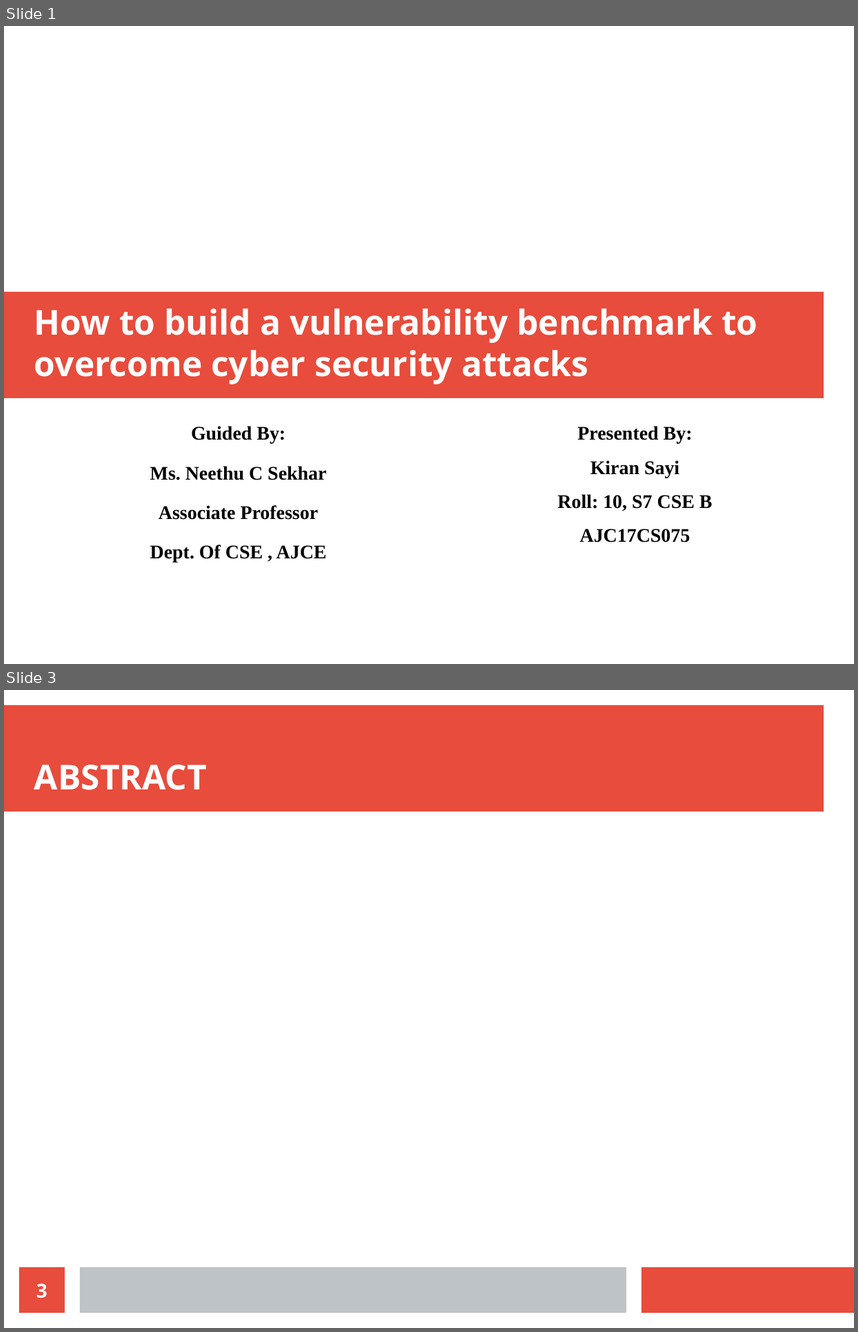
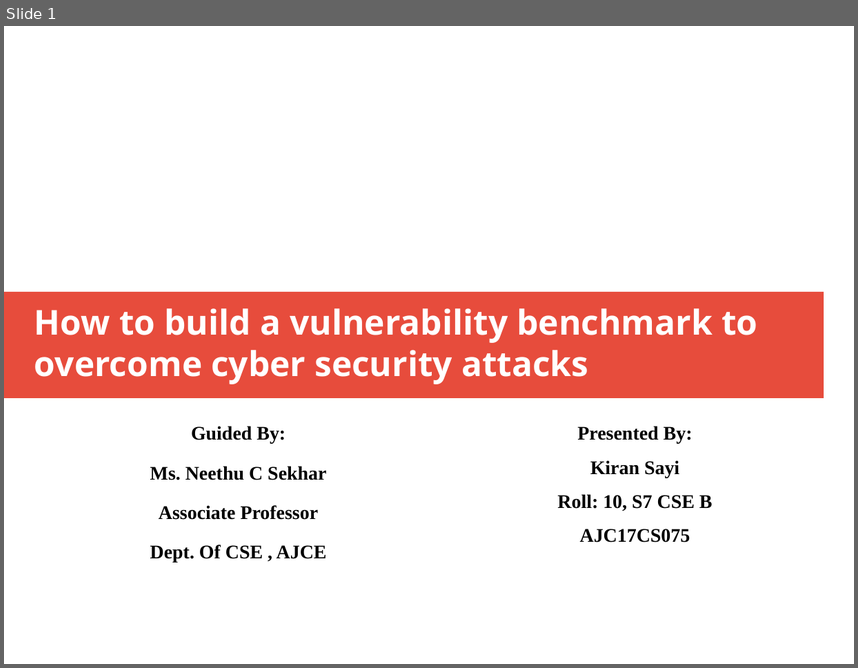
Before and after one commit to Kiran-Sayi/Kiran-Sayi.github.io, a slide deck: Seminar_Kiran_Sayi.odp. Shown one above the other, each under a label of ours: slides 1 and 3 before the commit, slide 1 after it; the slides between them are not shown. The pictures are 858x1332 and 858x668 pixels, drawn with LibreOffice and Linux fonts; fonts in the diff are those of the drawing. Boxes give left, top, right and bottom in pixels: in the first picture for what was removed or moved away, otherwise in the second. Text is boxed around its words. In the diff, an @@ line names an element or a change of style, - is before the commit and + after.

```diff
--- a/Seminar_Kiran_Sayi.odp
+++ b/Seminar_Kiran_Sayi.odp
@@ slide 3 removed at box(4, 690, 854, 1328), background #FFFFFF @@
@@ rectangle removed at box(4, 705, 824, 812) @@
@@ title removed at box(34, 765, 207, 790) @@
-ABSTRACT
@@ page number removed at box(19, 1267, 65, 1312) @@
-3
@@ rectangle removed at box(80, 1267, 626, 1312) @@
@@ rectangle removed at box(642, 1267, 854, 1312) @@
```
Also in this commit, not shown: 1 slide changed, 1 slide added.
